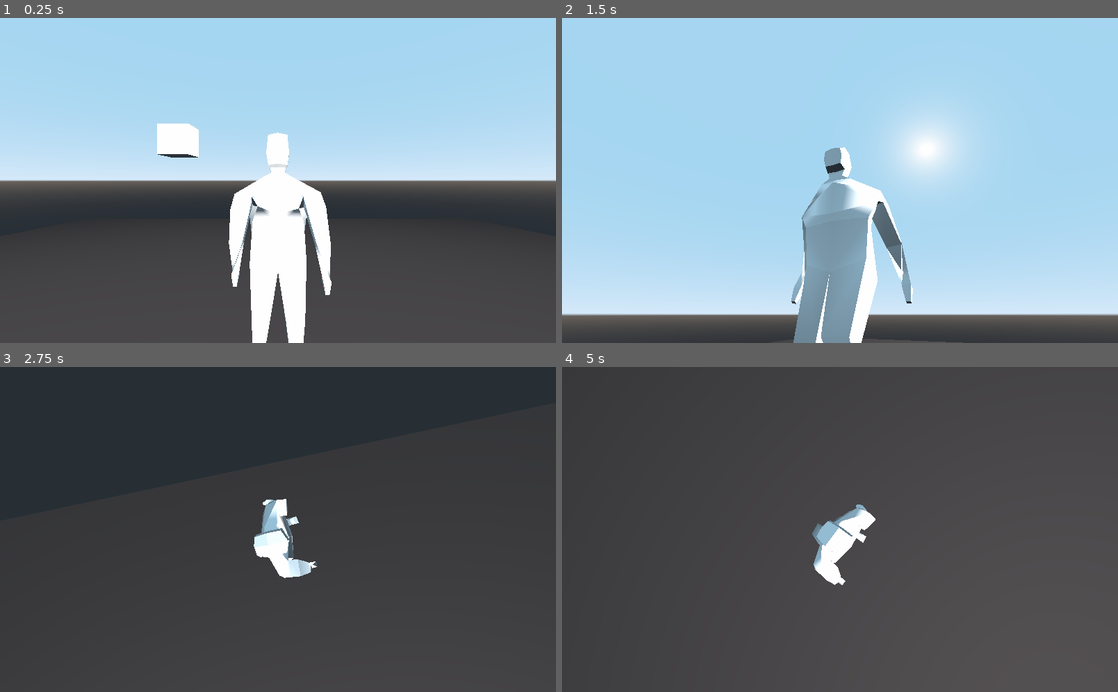
Above: before the commit, frames 1-4 (two rows, left to right).
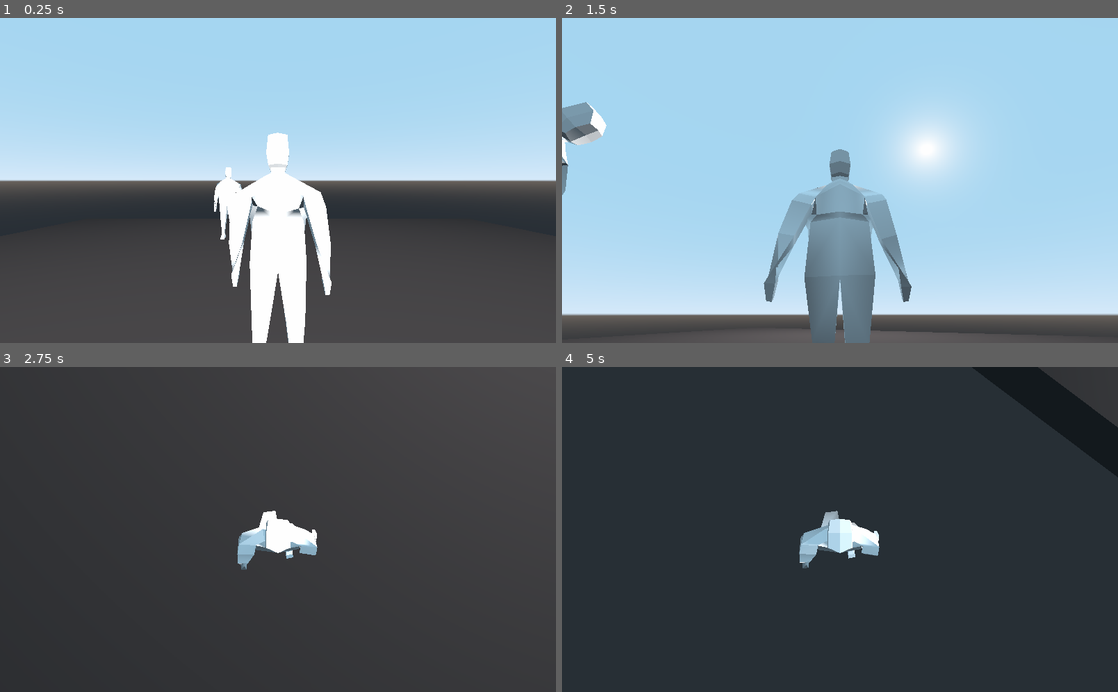
Above: after the commit, the same moments.

Repository: lolajojo/childhood_mystery_prototype
Game: Godot game, scene res://scenes/Main.tscn
Same seed, same stepped clock (60 frames per second), same inputs: the game is played once before the commit and once after it.
Inputs (mouse positions are in pixels of both pictures, inside the frame that each line leads up to):
- Up to frame 1 (0.25 s): no input
- Up to frame 2 (1.5 s): tap Enter at 0.5 s; move the mouse to (962, 164) at 0.52 s; hold D (move_right) 0.53-1.28 s; move the mouse to (728, 196) at 1.27 s; hold S (move_back) from 1.28 s (still down)
- Up to frame 3 (2.75 s): move the mouse to (333, 458) at 2.02 s; release S (move_back) at 2.03 s; hold D (move_right) from 2.03 s (still down)
- Up to frame 4 (5 s): move the mouse to (812, 594) at 2.77 s; release D (move_right) at 2.78 s; hold W (move_forward) 2.78-3.53 s; move the mouse to (1006, 578) at 3.52 s; hold A (move_left) from 3.53 s (still down); move the mouse to (673, 480) at 4.27 s

The runs differ from the first frame. In frame 1, 1.2% of the frame differs, in the area x 28-44%, y 32-69%; in frame 2, 9.2%; in frame 3, 9.6%; in frame 4, 78%, in the area x 8-100%, y 0-100%.

Commit message:
Add simple dummy following player global position

Diff:
--- a/childhood-mystery-prototype/scenes/Main.tscn
+++ b/childhood-mystery-prototype/scenes/Main.tscn
@@ -1,9 +1,10 @@
 [gd_scene load_steps=9 format=2]
 
-[ext_resource path="res://scenes/Player.tscn" type="PackedScene" id=1]
+[ext_resource path="res://scenes/Dummy.tscn" type="PackedScene" id=1]
 [ext_resource path="res://scenes/MouseAwareCamera.tscn" type="PackedScene" id=2]
 [ext_resource path="res://scripts/Main.gd" type="Script" id=3]
 [ext_resource path="res://scripts/Position3DGlobalOriginProvider.gd" type="Script" id=4]
+[ext_resource path="res://scenes/Player.tscn" type="PackedScene" id=5]
 
 [sub_resource type="BoxShape" id=1]
 
@@ -11,8 +12,6 @@
 
 [sub_resource type="SpatialMaterial" id=3]
 albedo_color = Color( 0.12549, 0.109804, 0.109804, 1 )
-
-[sub_resource type="CubeMesh" id=4]
 
 [node name="Main" type="Node"]
 script = ExtResource( 3 )
@@ -37,12 +36,19 @@
 transform = Transform( 1, 0, 0, 0, 1, 0, 0, 0, 1, 6.77421, 7.69795, 10.213 )
 script = ExtResource( 4 )
 
-[node name="Spatial" type="Spatial" parent="PointToLookAt"]
-
-[node name="MeshInstance" type="MeshInstance" parent="PointToLookAt/Spatial"]
-mesh = SubResource( 4 )
-material/0 = null
-
-[node name="Player" parent="." instance=ExtResource( 1 )]
+[node name="Player" parent="." instance=ExtResource( 5 )]
+rotation_ref_node_path = NodePath("CameraPivot")
 
 [node name="CameraPivot" parent="Player" instance=ExtResource( 2 )]
+
+[node name="Position3D" type="Position3D" parent="Player"]
+script = ExtResource( 4 )
+
+[node name="Dummy" parent="." instance=ExtResource( 1 )]
+transform = Transform( -1, 0, -8.74228e-08, 0, 1, 0, 8.74228e-08, 0, -1, 4.2302, 0, 13.9178 )
+
+[node name="SkeletonPointUpdater" parent="Dummy" index="3"]
+target_node_path = NodePath("../../Player/Position3D")
+
+[editable path="Dummy"]
+[editable path="Dummy/Pivot/lp_dummy"]
